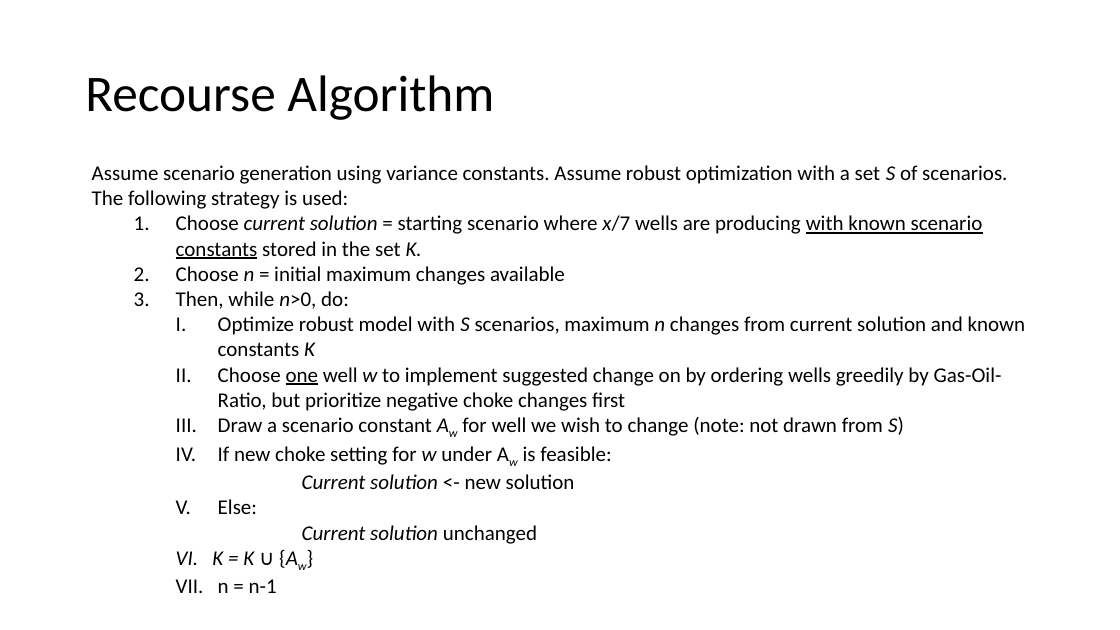
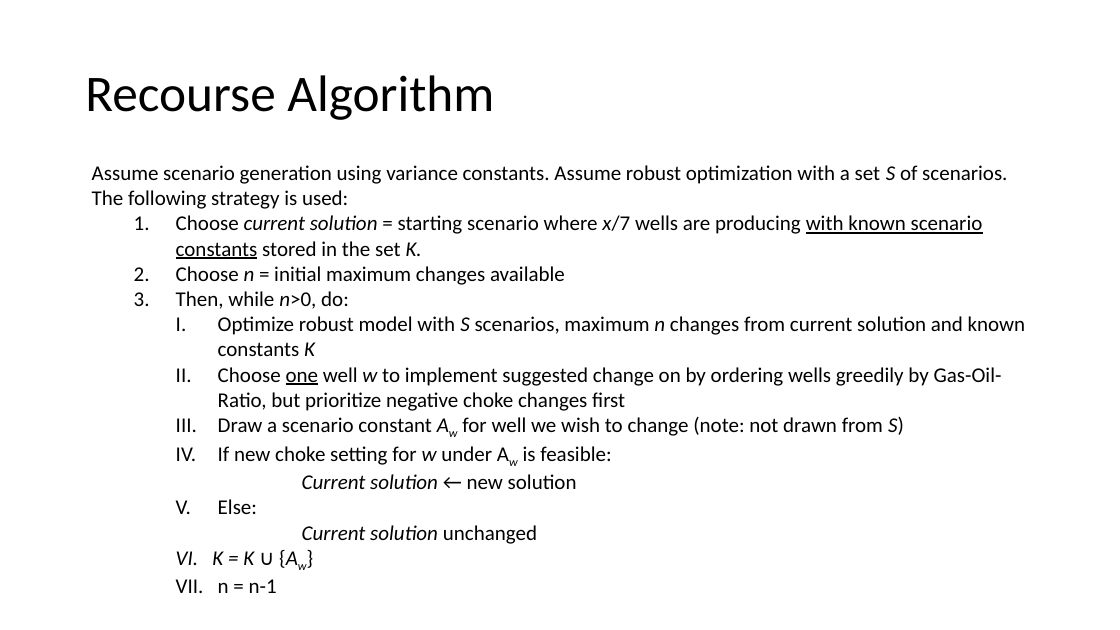
Before and after one commit to bendiw/OilOpt, a slide deck: slide 4 of PP/Master Discussion 14_may.pptx. Drawn at 1120x630 pixels with LibreOffice and Linux fonts; fonts in the diff are those of the drawing. Boxes give left, top, right and bottom in pixels: in the first picture for what was removed or moved away, otherwise in the second. Text is boxed around its words. In the diff, an @@ line names an element or a change of style, - is before the commit and + after.

```diff
--- a/PP/Master Discussion 14_may.pptx
+++ b/PP/Master Discussion 14_may.pptx
@@ text at (302,474,577,489): text changed @@
-      Current solution <- new solution
+      Current solution ← new solution
```
Also in this commit, not shown: 3 other slides changed, 1 slide added, 11 other files.
